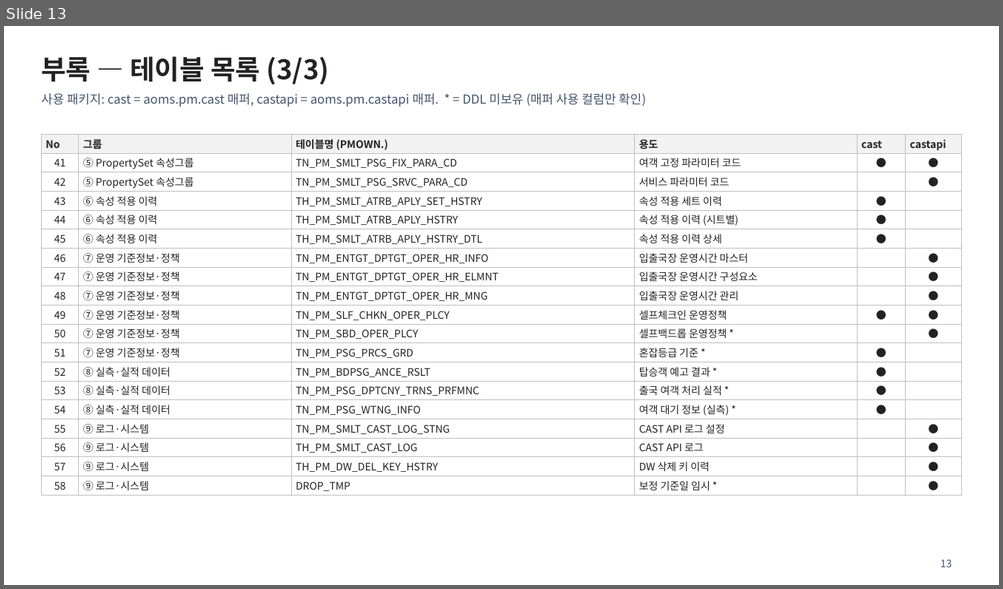
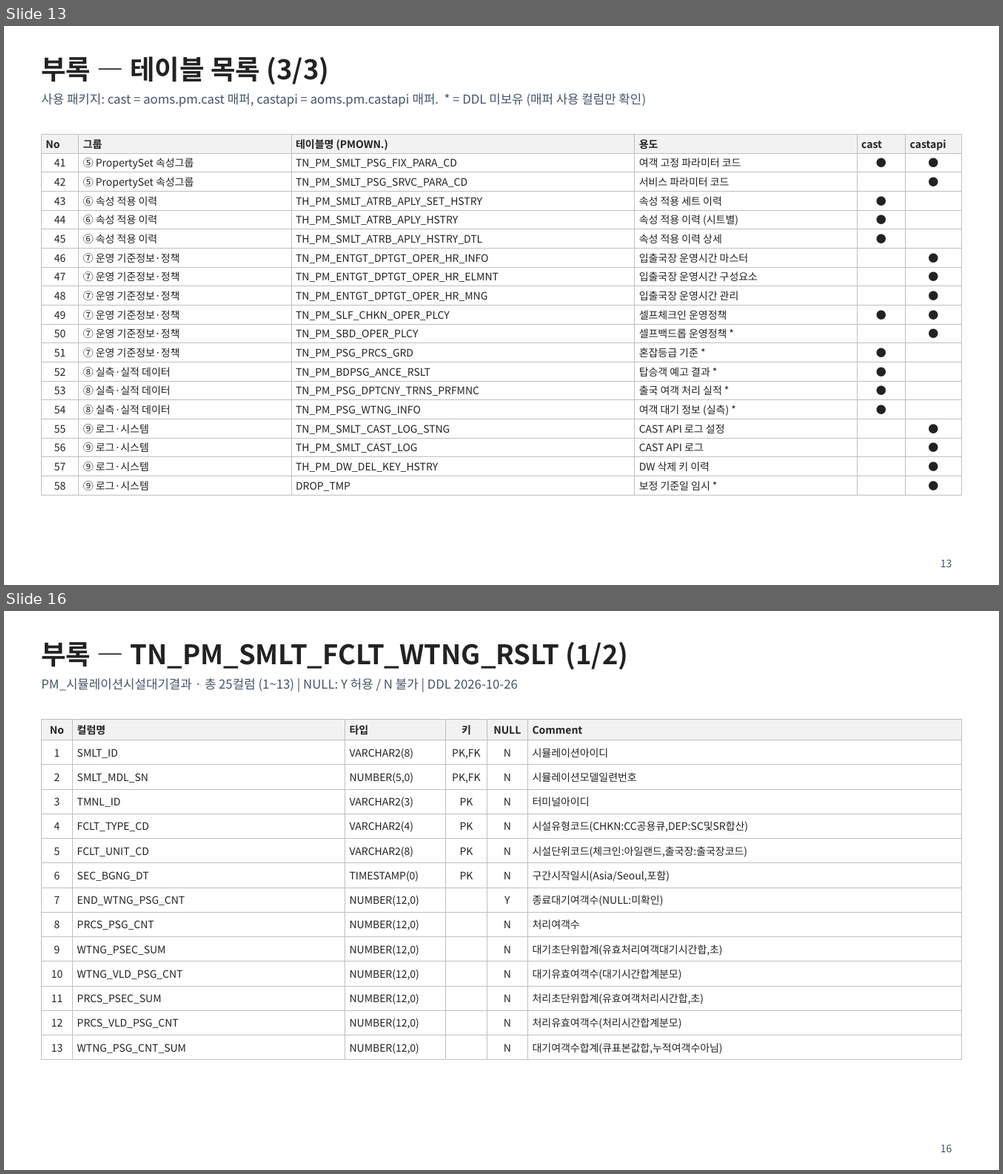
Before and after one commit to nsc5432/publishing, a slide deck: docs/pmown-table-erd.pptx. Shown one above the other, each under a label of ours: slide 13 before the commit, slides 13 and 16 after it; the slides between them are not shown. The pictures are 1003x589 and 1003x1174 pixels, drawn with LibreOffice and Linux fonts; fonts in the diff are those of the drawing. Boxes give left, top, right and bottom in pixels: in the first picture for what was removed or moved away, otherwise in the second. Text is boxed around its words. In the diff, an @@ line names an element or a change of style, - is before the commit and + after.

```diff
--- a/docs/pmown-table-erd.pptx
+++ b/docs/pmown-table-erd.pptx
@@ slide 16 added at (x1=4, y1=611, x2=999, y2=1170), background #FFFFFF @@
@@ title added at (x1=41, y1=642, x2=629, y2=669), 26 pt, text #222222, bold @@
+부록 — TN_PM_SMLT_FCLT_WTNG_RSLT (1/2)
@@ text added at (x1=41, y1=678, x2=518, y2=691), 12 pt, text #44546A @@
+PM_시뮬레이션시설대기결과 · 총 25컬럼 (1~13) | NULL: Y 허용 / N 불가 | DDL 2026-10-26
@@ table added at (x1=41, y1=719, x2=962, y2=1060), 14 rows, 6 columns @@
+No | 컬럼명 | 타입 | 키 | NULL | Comment
+1 | SMLT_ID | VARCHAR2(8) | PK,FK | N | 시뮬레이션아이디
+2 | SMLT_MDL_SN | NUMBER(5,0) | PK,FK | N | 시뮬레이션모델일련번호
+3 | TMNL_ID | VARCHAR2(3) | PK | N | 터미널아이디
+4 | FCLT_TYPE_CD | VARCHAR2(4) | PK | N | 시설유형코드(CHKN:CC공용큐,DEP:SC및SR합산)
+5 | FCLT_UNIT_CD | VARCHAR2(8) | PK | N | 시설단위코드(체크인:아일랜드,출국장:출국장코드)
+6 | SEC_BGNG_DT | TIMESTAMP(0) | PK | N | 구간시작일시(Asia/Seoul,포함)
+7 | END_WTNG_PSG_CNT | NUMBER(12,0) |  | Y | 종료대기여객수(NULL:미확인)
+8 | PRCS_PSG_CNT | NUMBER(12,0) |  | N | 처리여객수
+9 | WTNG_PSEC_SUM | NUMBER(12,0) |  | N | 대기초단위합계(유효처리여객대기시간합,초)
+10 | WTNG_VLD_PSG_CNT | NUMBER(12,0) |  | N | 대기유효여객수(대기시간합계분모)
+11 | PRCS_PSEC_SUM | NUMBER(12,0) |  | N | 처리초단위합계(유효여객처리시간합,초)
+12 | PRCS_VLD_PSG_CNT | NUMBER(12,0) |  | N | 처리유효여객수(처리시간합계분모)
+13 | WTNG_PSG_CNT_SUM | NUMBER(12,0) |  | N | 대기여객수합계(큐표본값합,누적여객수아님)
@@ page number added at (x1=940, y1=1145, x2=952, y2=1153), 10 pt, text #44546A @@
+16
```
Also in this commit, not shown: 1 slide changed, 3 other slides added, 9 other files.
